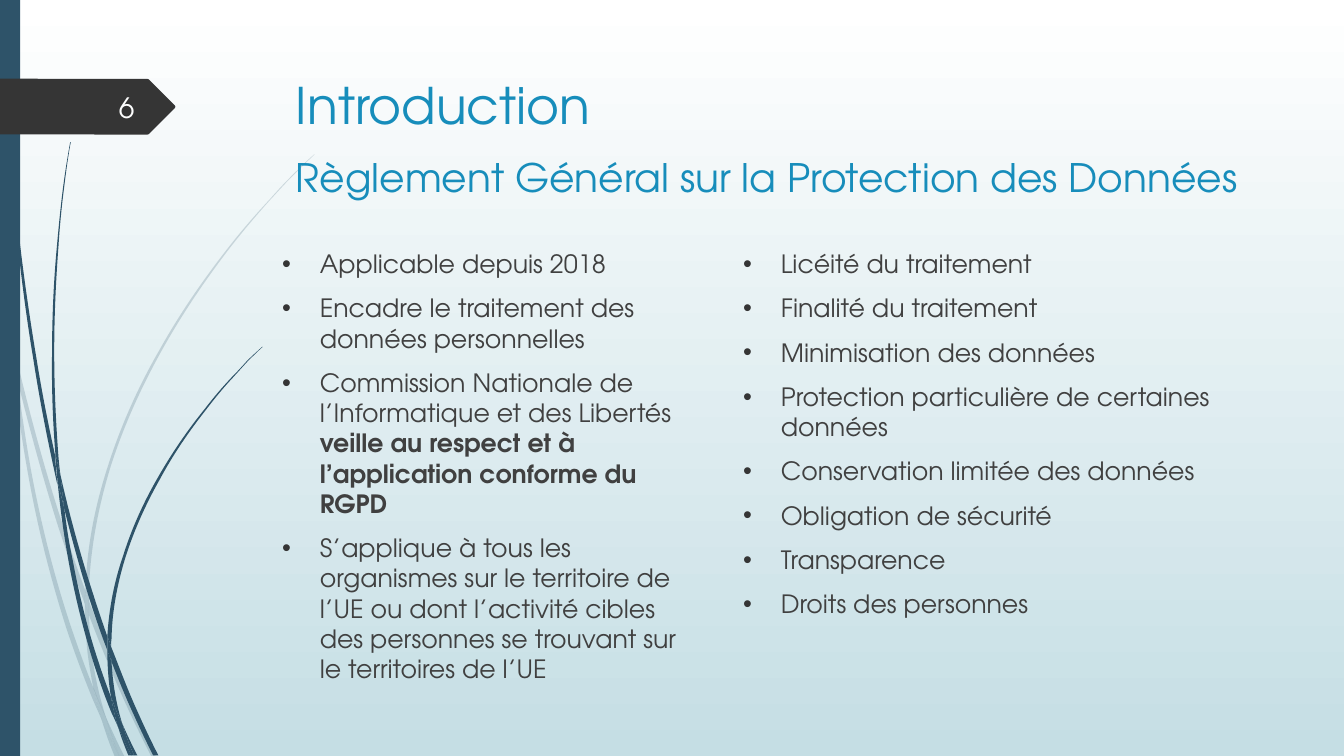
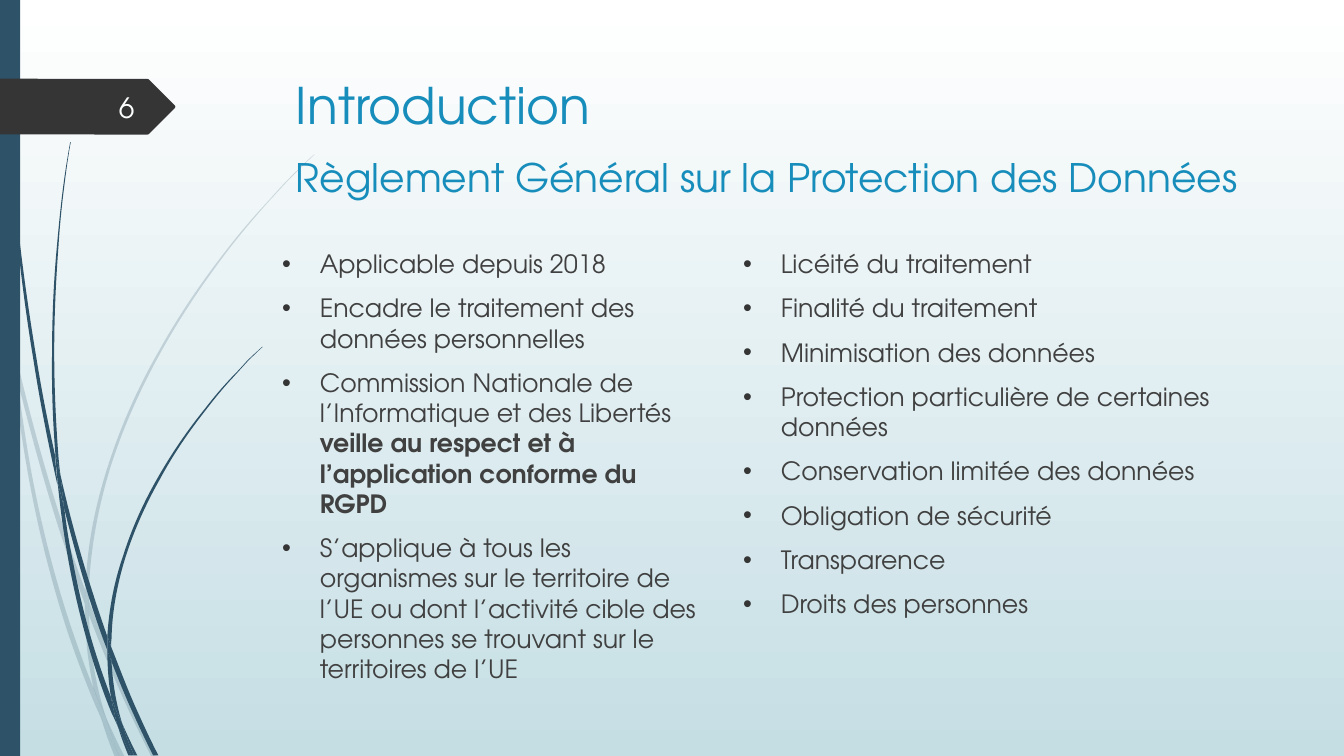
Before and after one commit to LisaF0/projet, a slide deck: slide 6 of aDoc/Projet boutique en ligne.pptx. Drawn at 1344x756 pixels with LibreOffice and Linux fonts; fonts in the diff are those of the drawing. Boxes give left, top, right and bottom in pixels: in the first picture for what was removed or moved away, otherwise in the second. Text is boxed around its words. In the diff, an @@ line names an element or a change of style, - is before the commit and + after.

```diff
--- a/aDoc/Projet boutique en ligne.pptx
+++ b/aDoc/Projet boutique en ligne.pptx
@@ text at (320,538,695,679): text changed @@
-• S’applique à tous les organismes sur le territoire de l’UE ou dont l’activité cibles des personnes se trouvant sur le territoires de l’UE
+• S’applique à tous les organismes sur le territoire de l’UE ou dont l’activité cible des personnes se trouvant sur le territoires de l’UE
```
Also in this commit, not shown: 7 other slides changed, 2 slides added, 6 other files.
